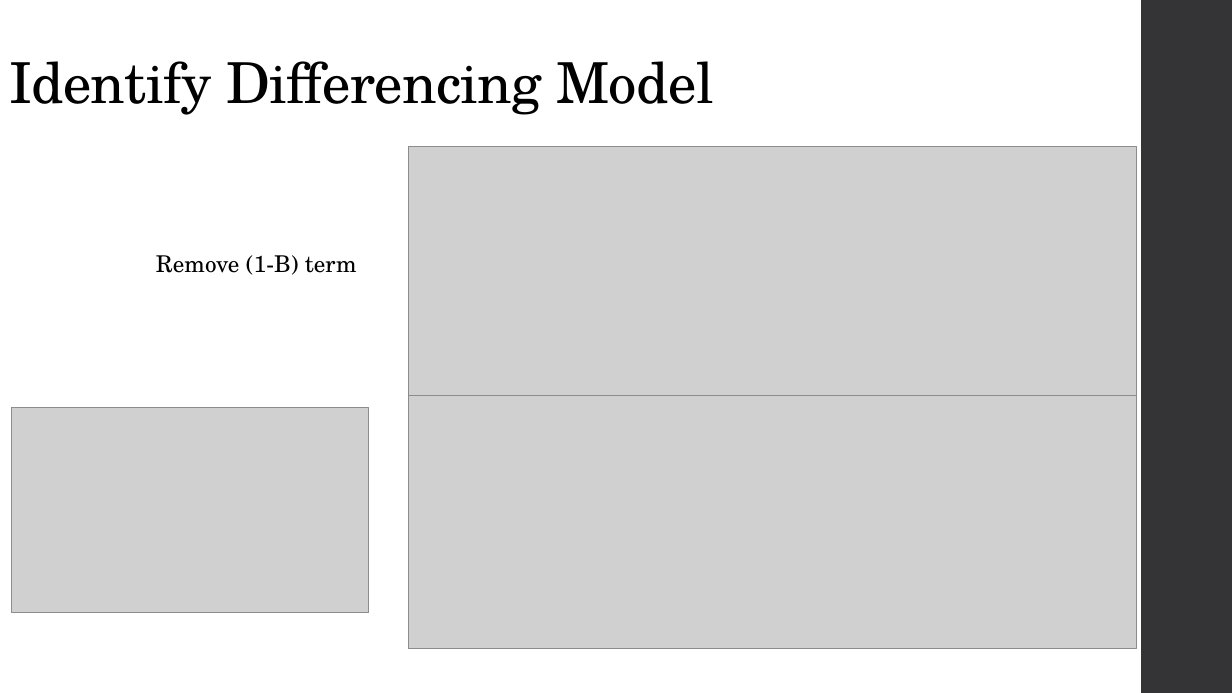
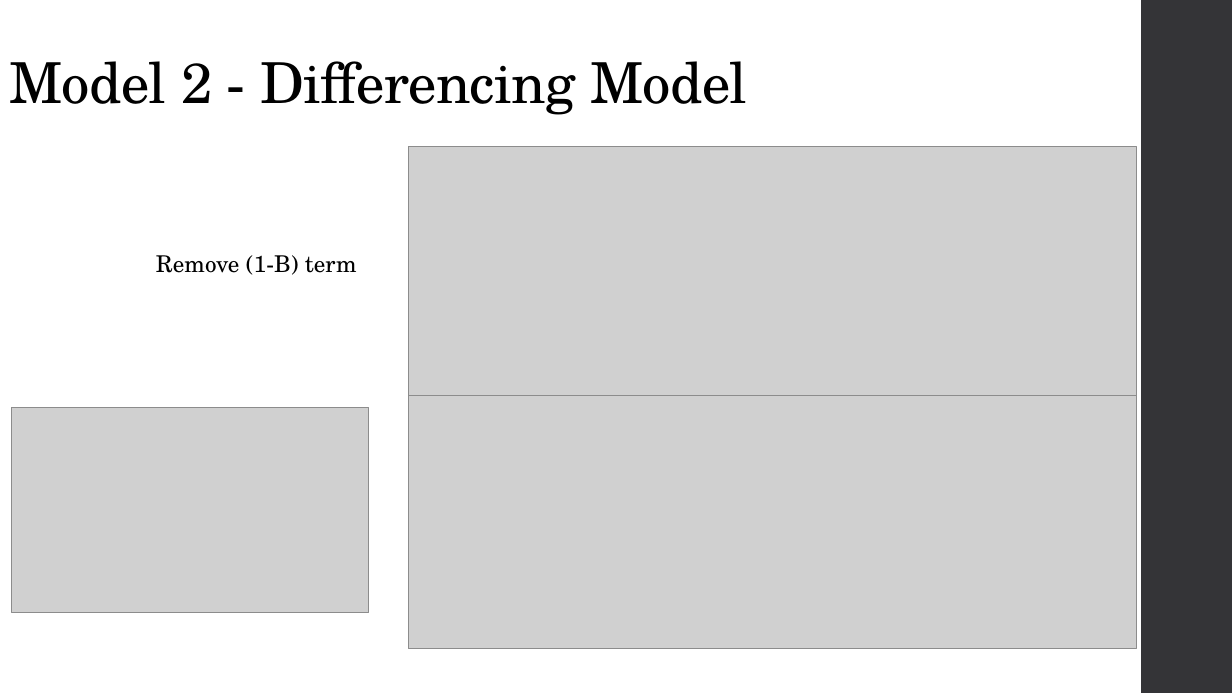
Before and after one commit to C-Stewart-GH/Forecasting_Texas_Covid_Case_Count, a slide deck: slide 5 of PPT_Files/TS_Cameron_Updates.pptx (slide 11 before the commit). Drawn at 1232x693 pixels with LibreOffice and Linux fonts; fonts in the diff are those of the drawing; grey boxes stand for pictures. Boxes give left, top, right and bottom in pixels: in the first picture for what was removed or moved away, otherwise in the second. Text is boxed around its words. In the diff, an @@ line names an element or a change of style, - is before the commit and + after.

```diff
--- a/PPT_Files/TS_Cameron_Updates.pptx
+++ b/PPT_Files/TS_Cameron_Updates.pptx
@@ title at [9,61,747,115]: text changed @@
-Identify Differencing Model
+Model 2 - Differencing Model
```
Also in this commit, not shown: 5 other slides changed, 2 slides added, 7 slides removed, 3 other files.
